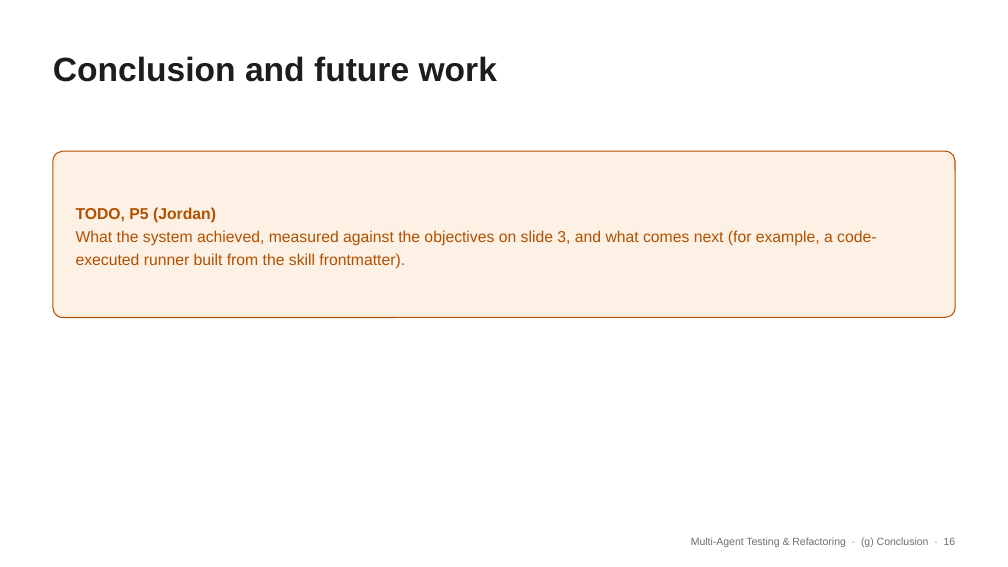
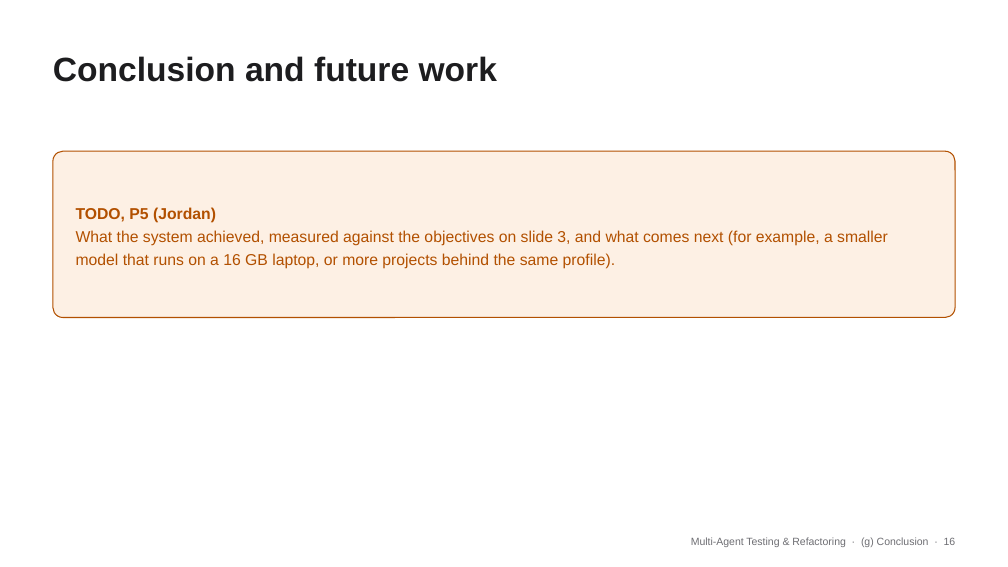
Before and after one commit to JordanTaylorGit/CSE-4392-Multi-Agent-System, a slide deck: slide 16 of slides/team3.pptx. Drawn at 1008x567 pixels with LibreOffice and Linux fonts; fonts in the diff are those of the drawing. Boxes give left, top, right and bottom in pixels: in the first picture for what was removed or moved away, otherwise in the second. Text is boxed around its words. In the diff, an @@ line names an element or a change of style, - is before the commit and + after.

```diff
--- a/slides/team3.pptx
+++ b/slides/team3.pptx
@@ text at (x1=76, y1=230, x2=888, y2=269): text changed @@
-What the system achieved, measured against the objectives on slide 3, and what comes next (for example, a code-executed runner built from the skill frontmatter).
+What the system achieved, measured against the objectives on slide 3, and what comes next (for example, a smaller model that runs on a 16 GB laptop, or more projects behind the same profile).
```
Also in this commit, not shown: 3 other slides changed, 2 slides added, 2 slides removed, 6 other files.
